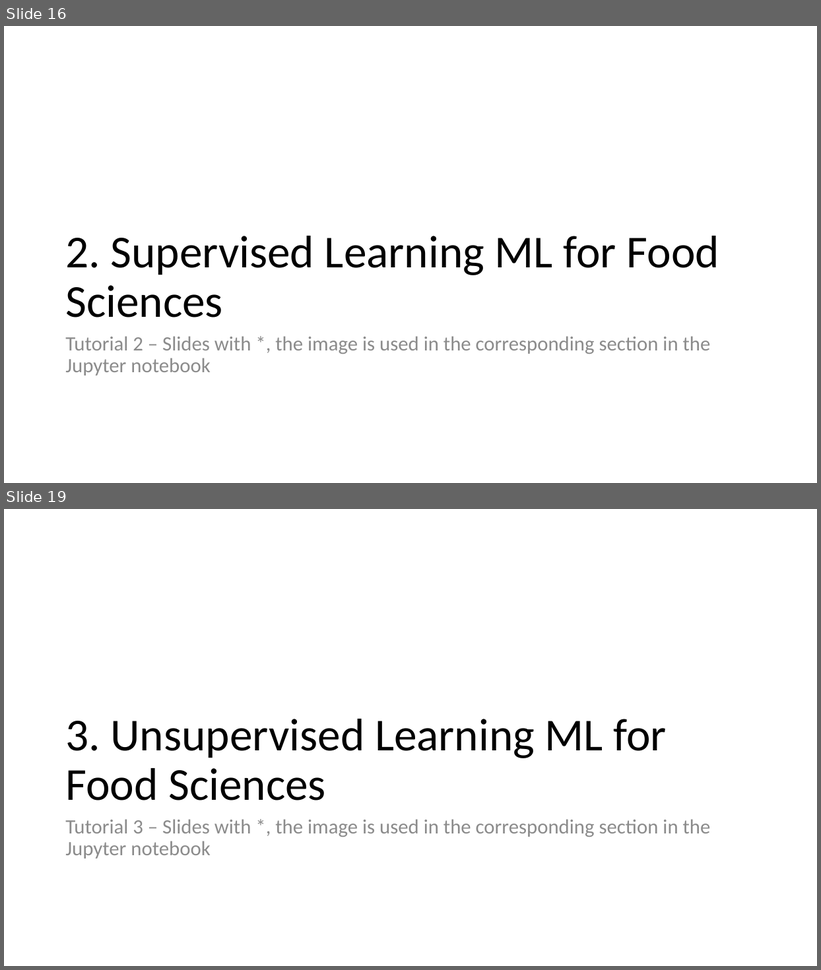
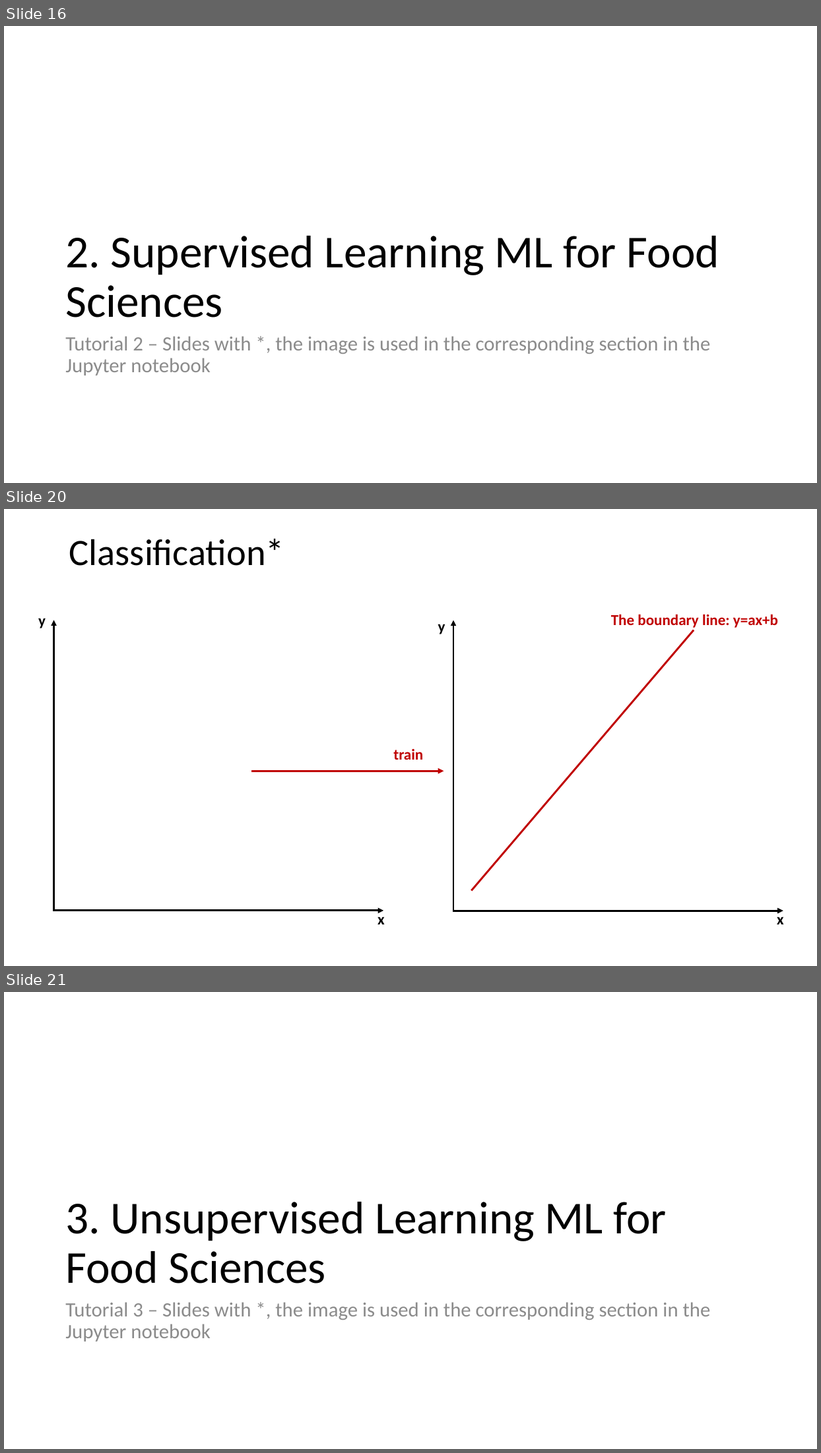
Before and after one commit to fsb-edu/ML4Food, a slide deck: images/Graphics of ML4Food.pptx. Shown one above the other, each under a label of ours: slides 16 and 19 before the commit, slides 16, 20 and 21 after it; the slides between them are not shown. The pictures are 821x970 and 821x1453 pixels, drawn with LibreOffice and Linux fonts; fonts in the diff are those of the drawing; background and template pictures are left out. Boxes give left, top, right and bottom in pixels: in the first picture for what was removed or moved away, otherwise in the second. Text is boxed around its words. In the diff, an @@ line names an element or a change of style, - is before the commit and + after.

Commit message:
mod 2, intro, training done

```diff
--- a/images/Graphics of ML4Food.pptx
+++ b/images/Graphics of ML4Food.pptx
@@ slide 20 added at box(4, 509, 817, 966), background #FFFFFF @@
@@ title added at box(69, 539, 284, 566), 44 pt, text #000000 @@
+Classification*
@@ group added at box(38, 614, 784, 925): 6 texts, 5 arrows, 1 line @@
+x
+y
+train
+x
+y
+The boundary line: y=ax+b
@@ what was slide 19 is now slide 21 @@
```
Also in this commit, not shown: 1 slide changed, 2 other slides added, 1 slide removed, 7 other files.
